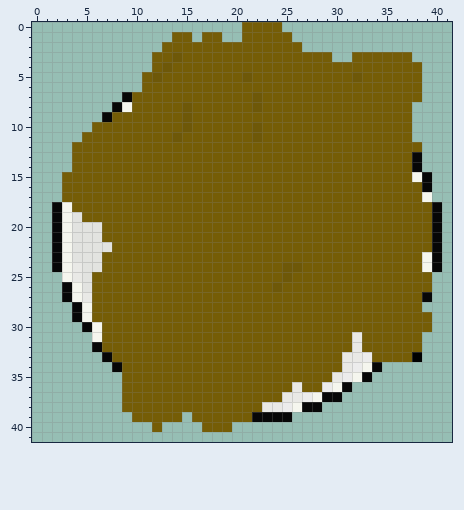
One commit to this pixel-art file: sprites/cutlets.aseprite. Above: the version before the commit.
42x42 pixels, 1 frame. Colours within 5 levels of each other are drawn and written as one.
Now the later version:
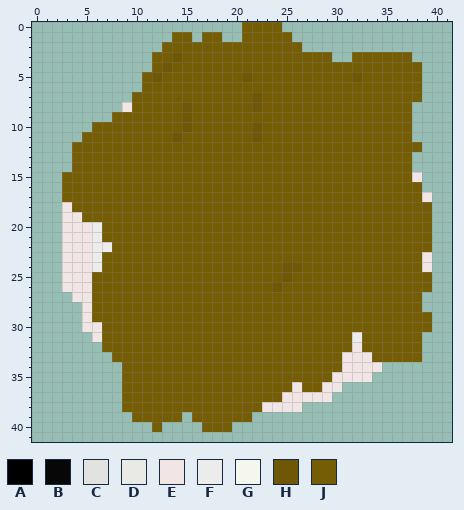
Palette (. is transparent): A #000000  B #070707  C #e2e3e0  D #e9e9e6  E #f1e5e5  F #ececec  G #f5f6ee  H #6e5808  J #755d06
The exact change:
layer "plate outline" removed
Changed rows in their new state; - is an unchanged pixel.
first column x 7:
 7 --.
 8 -.E
 9 .--
first column x 2:
13 ------------------------------------.--
14 ------------------------------------.--
15 ------------------------------------E.-
16 -------------------------------------.-
17 -------------------------------------E-
18 .E------------------------------------.
19 .EE-----------------------------------.
20 .EEEF---------------------------------.
21 .EEEF---------------------------------.
22 .EEEFF--------------------------------.
23 .EEEF--------------------------------E.
24 .EEEF--------------------------------E.
25 -EEE-----------------------------------
26 -EEE-----------------------------------
27 -.EE---------------------------------.-
28 --.E-----------------------------------
29 --.E-----------------------------------
30 ---EE----------------------------------
31 ----E-------------------------F--------
32 ----.-------------------------E--------
33 -----.-----------------------EEE----J--
34 ------.----------------------EEEE------
35 ----------------------------EEEE-------
36 ------------------------E--EE.---------
37 -----------------------EEEEE.----------
38 ---------------------EEEE..------------
39 --------------------....---------------
Where, in picture pixels (left, top, right, bottom), the same in both pictures:
changed: (102, 92, 132, 122)
changed: (412, 152, 442, 302)
changed: (52, 202, 122, 372)
changed: (252, 332, 422, 422)
